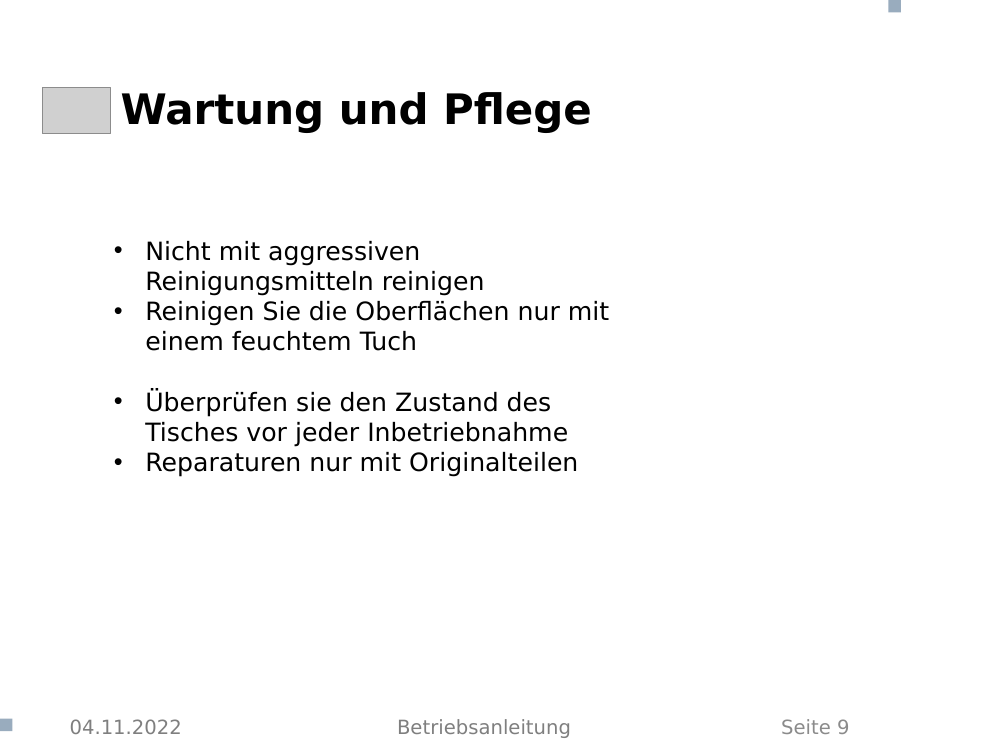
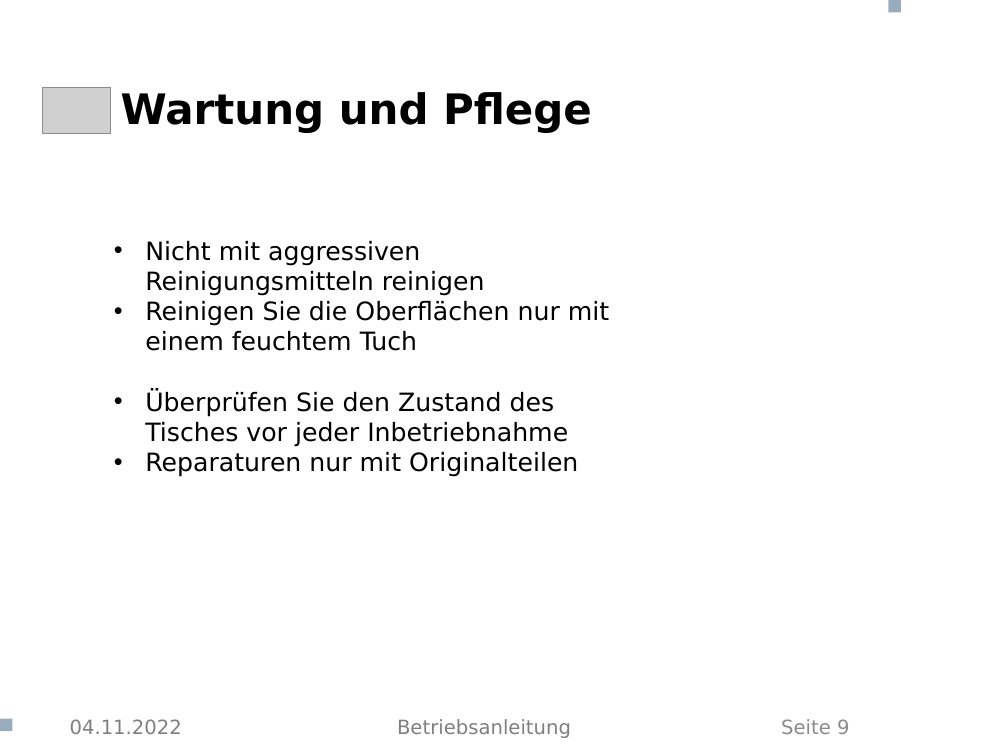
Before and after one commit to CasparTheGhost/Aeskaetisch, a slide deck: slide 9 of Betriebsanleitung/Betriebsanleitung Schreibtisch.pptx. Drawn at 1008x756 pixels with LibreOffice and Linux fonts; fonts in the diff are those of the drawing; grey boxes stand for pictures; background and template pictures are left out. Boxes give left, top, right and bottom in pixels: in the first picture for what was removed or moved away, otherwise in the second. Text is boxed around its words. In the diff, an @@ line names an element or a change of style, - is before the commit and + after.

```diff
--- a/Betriebsanleitung/Betriebsanleitung Schreibtisch.pptx
+++ b/Betriebsanleitung/Betriebsanleitung Schreibtisch.pptx
@@ text at box(145, 390, 568, 447): text changed @@
-• Überprüfen sie den Zustand des Tisches vor jeder Inbetriebnahme
+• Überprüfen Sie den Zustand des Tisches vor jeder Inbetriebnahme
```
Also in this commit, not shown: 1 other slide changed, 1 other file.
